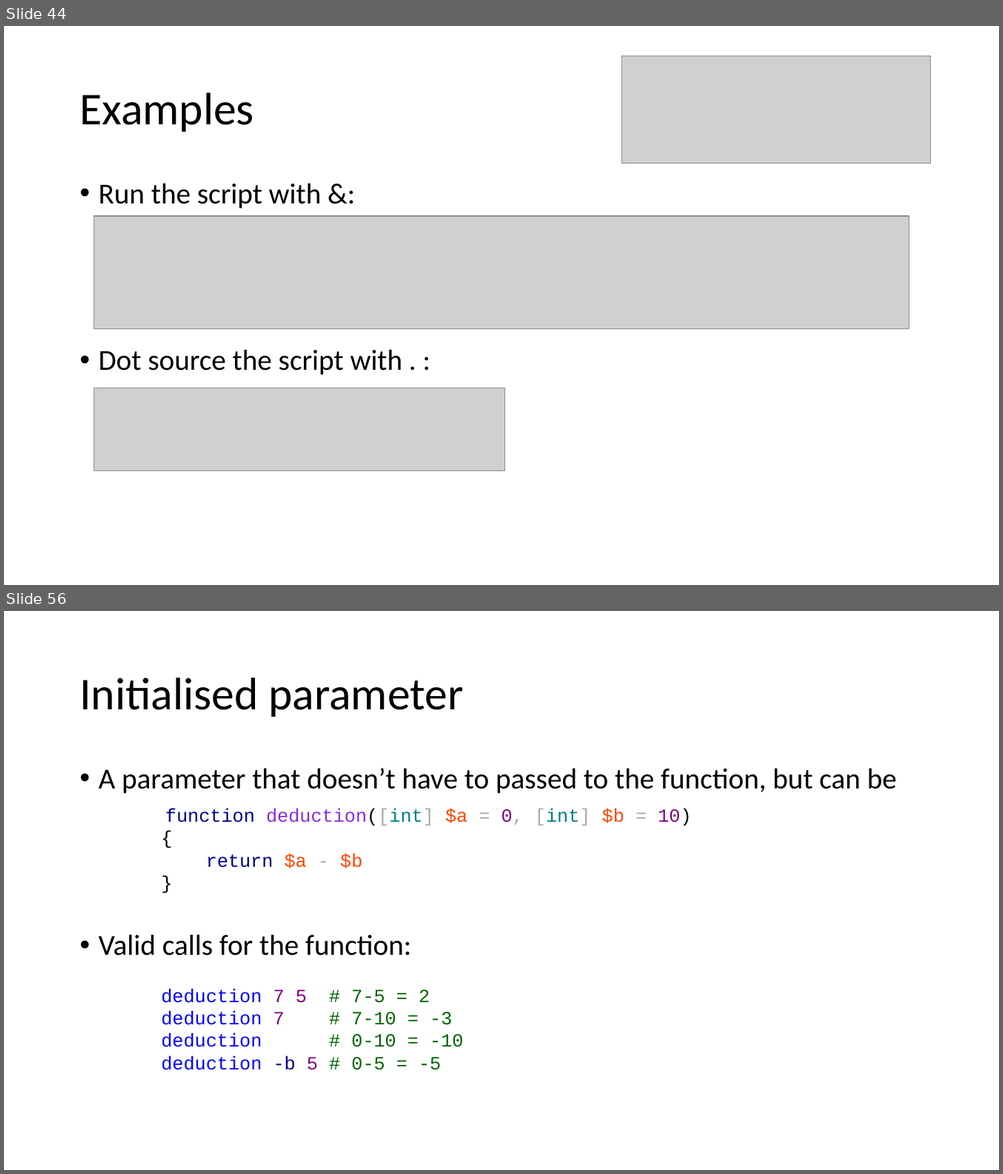
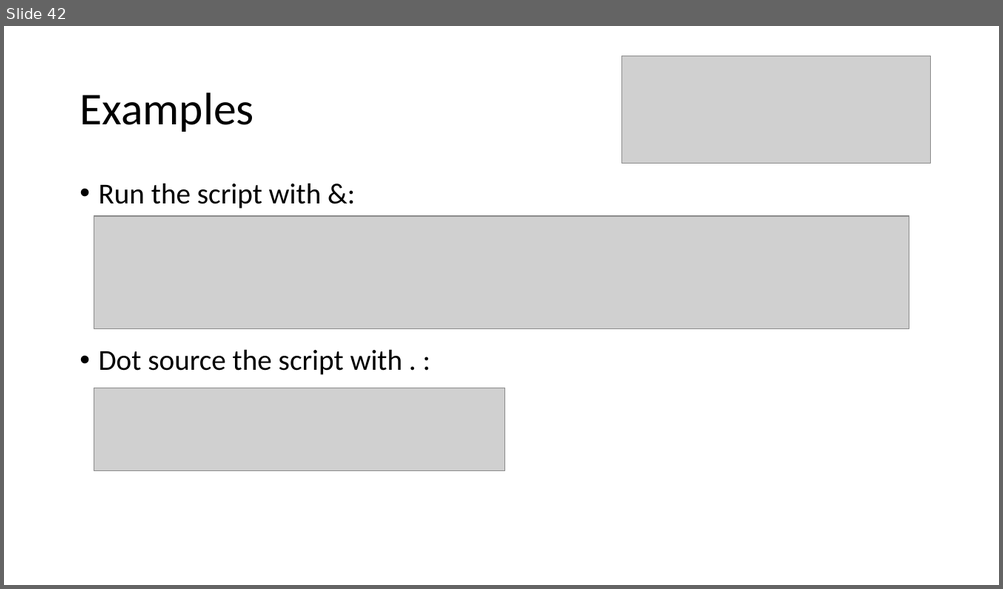
Before and after one commit to mjochen/PS-Basic-course, a slide deck: 2 - Scripting.pptx. Shown one above the other, each under a label of ours: slides 44 and 56 before the commit, slide 42 after it; the slides between them are not shown. The pictures are 1003x1174 and 1003x589 pixels, drawn with LibreOffice and Linux fonts; fonts in the diff are those of the drawing; grey boxes stand for pictures. Boxes give left, top, right and bottom in pixels: in the first picture for what was removed or moved away, otherwise in the second. Text is boxed around its words. In the diff, an @@ line names an element or a change of style, - is before the commit and + after.

```diff
--- a/2 - Scripting.pptx
+++ b/2 - Scripting.pptx
@@ slide 56 removed at (4, 611, 999, 1170), background #FFFFFF @@
@@ title removed at (79, 678, 463, 717) @@
-Initialised parameter
@@ text removed at (99, 768, 896, 956) @@
-• A parameter that doesn’t have to passed to the function, but can be
-• Valid calls for the function:
@@ text removed at (165, 809, 691, 869) @@
-function deduction([int] $a = 0, [int] $b = 10)
-{
-return $a - $b
-}
@@ text removed at (161, 989, 463, 1071) @@
-deduction 7 5 # 7-5 = 2
-deduction 7 # 7-10 = -3
-deduction # 0-10 = -10
-deduction -b 5 # 0-5 = -5
@@ what was slide 44 is now slide 42 @@
```
Also in this commit, not shown: 4 slides added, 23 other slides removed, 1 other file.
